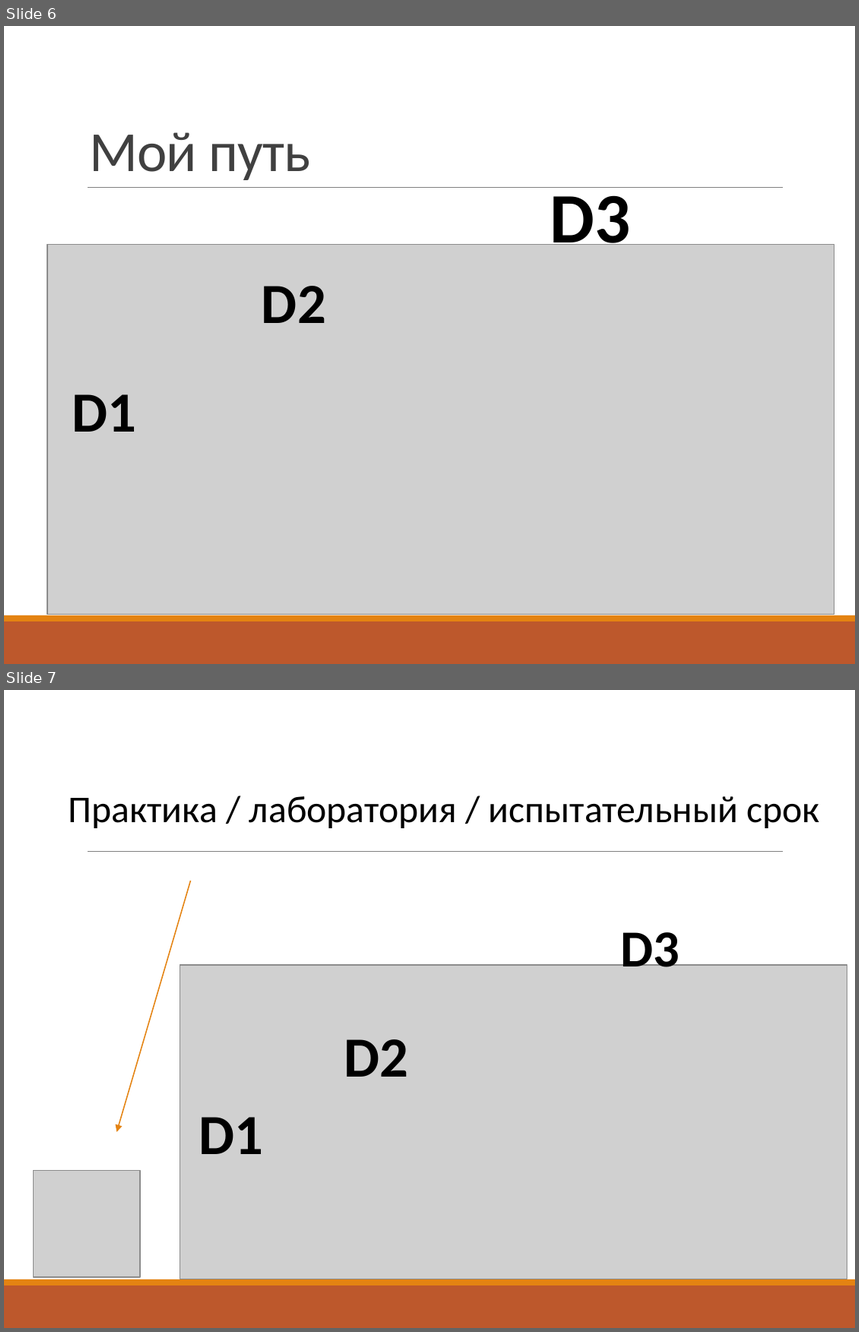
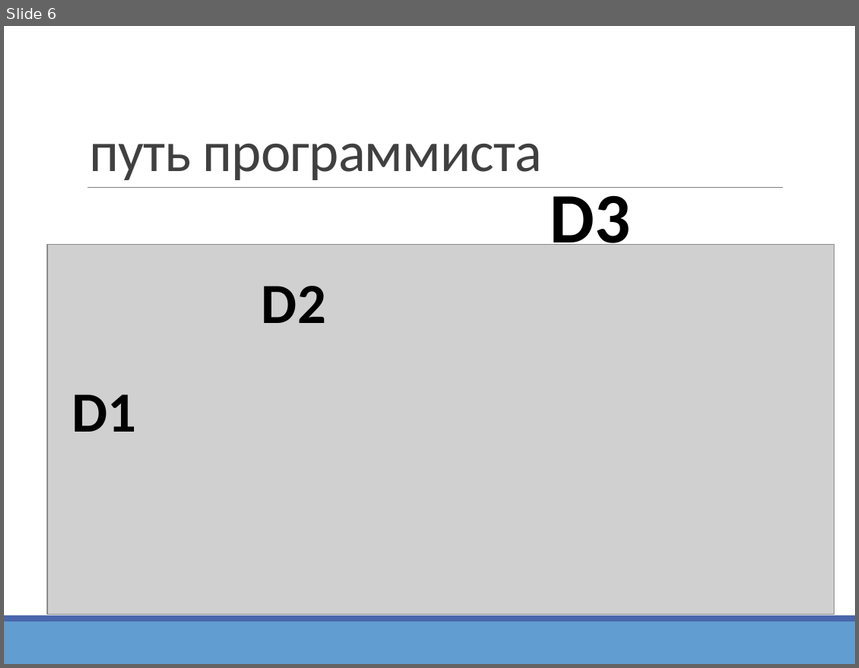
Before and after one commit to vitali-kviatkouski/personal, a slide deck: epamkids/EPAMKids.pptx. Shown one above the other, each under a label of ours: slides 6 and 7 before the commit, slide 6 after it. The pictures are 859x1332 and 859x668 pixels, drawn with LibreOffice and Linux fonts; fonts in the diff are those of the drawing; grey boxes stand for pictures. Boxes give left, top, right and bottom in pixels: in the first picture for what was removed or moved away, otherwise in the second. Text is boxed around its words. In the diff, an @@ line names an element or a change of style, - is before the commit and + after.

```diff
--- a/epamkids/EPAMKids.pptx
+++ b/epamkids/EPAMKids.pptx
@@ slide 7 removed at (4,690,855,1328), background #FFFFFF; not listed: 3 template elements that a slide beside it also shows @@
@@ text removed at (69,796,819,828) @@
-Практика / лаборатория / испытательный срок
@@ arrow removed from (190, 881) to (117, 1132) @@
@@ text removed at (620,923,680,967) @@
-D3
@@ picture removed at (180,965,848,1279) @@
@@ text removed at (344,1040,408,1077) @@
-D2
@@ text removed at (199,1117,264,1154) @@
-D1
@@ picture removed at (34,1171,140,1277) @@
@@ slide 6 changed as well @@
@@ title at (89,143,543,180): text changed @@
-Мой путь
+путь программиста
@@ rectangle at (4,616,855,622): fill #E48312 to #4A66AC @@
@@ rectangle at (4,622,855,664): fill #BD582C to #629DD1 @@
```
Also in this commit, not shown: 20 other slides changed, 3 slides added, 5 other slides removed.
